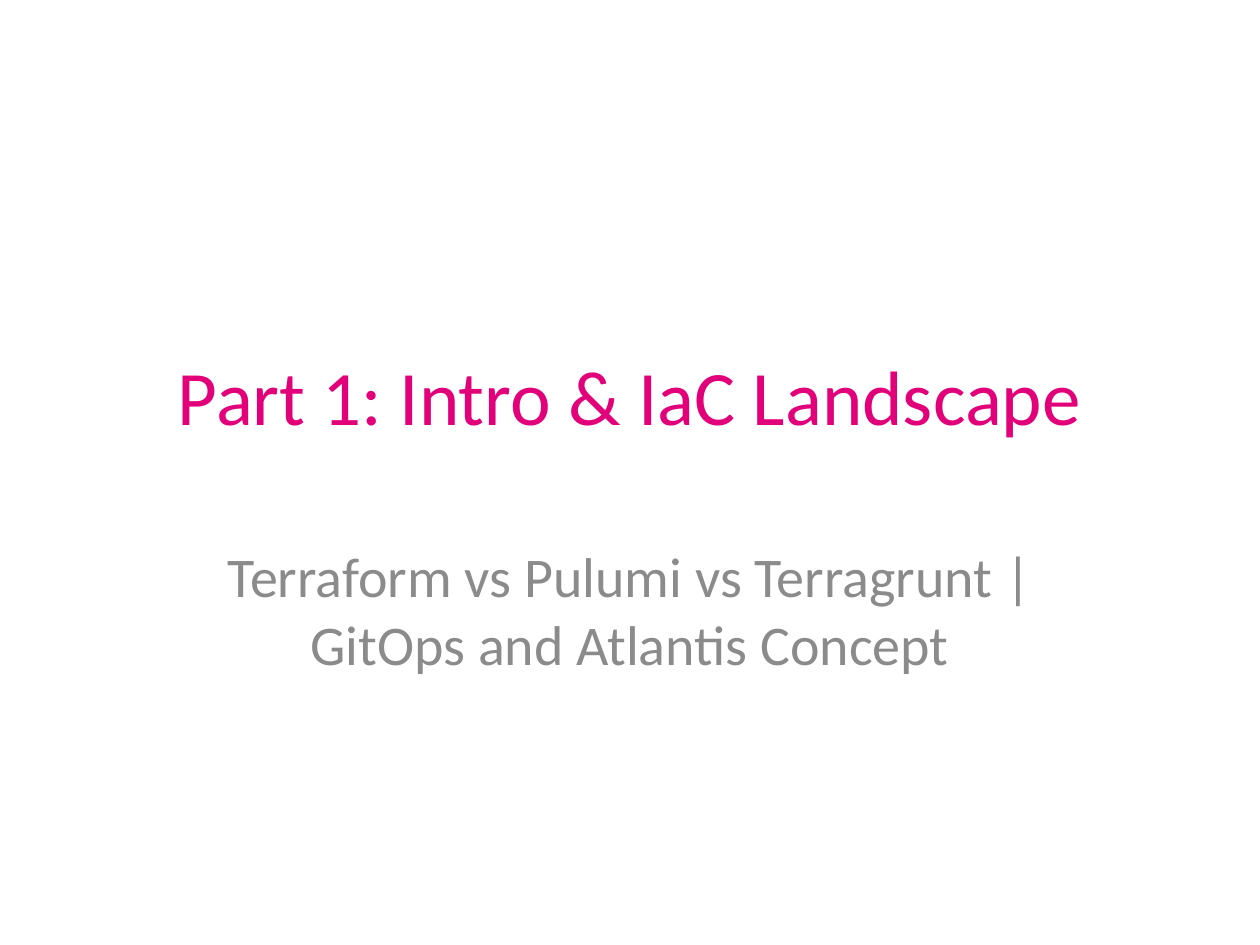
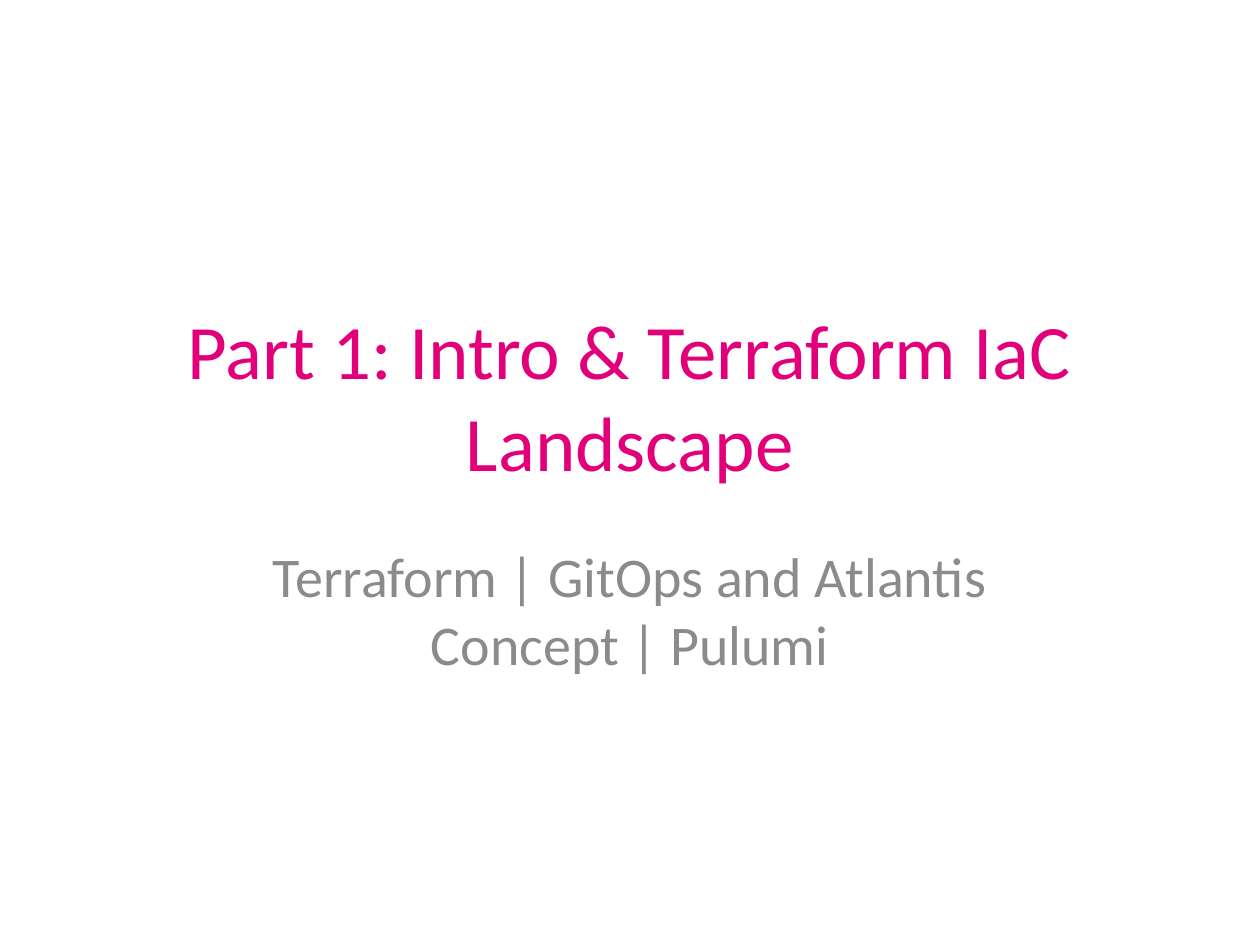
Before and after one commit to opentelekomcloud-community/terraform-workshop, a slide deck: slide 1 of docs/slides/PART 1/intro_iac_landscape.pptx. Drawn at 1260x945 pixels with LibreOffice and Linux fonts; fonts in the diff are those of the drawing. Boxes give left, top, right and bottom in pixels: in the first picture for what was removed or moved away, otherwise in the second. Text is boxed around its words. In the diff, an @@ line names an element or a change of style, - is before the commit and + after.

Commit message:
multitenancy slides and text (#3)
* mt

* provider config

```diff
--- a/docs/slides/PART 1/intro_iac_landscape.pptx
+++ b/docs/slides/PART 1/intro_iac_landscape.pptx
@@ title at [188, 326, 1071, 484]: text changed @@
-Part 1: Intro & IaC Landscape
+Part 1: Intro & Terraform IaC Landscape
@@ subtitle at [273, 558, 985, 674]: text changed @@
-Terraform vs Pulumi vs Terragrunt | GitOps and Atlantis Concept
+Terraform | GitOps and Atlantis Concept | Pulumi
```
Also in this commit, not shown: 1 other slide changed, 23 other files.
